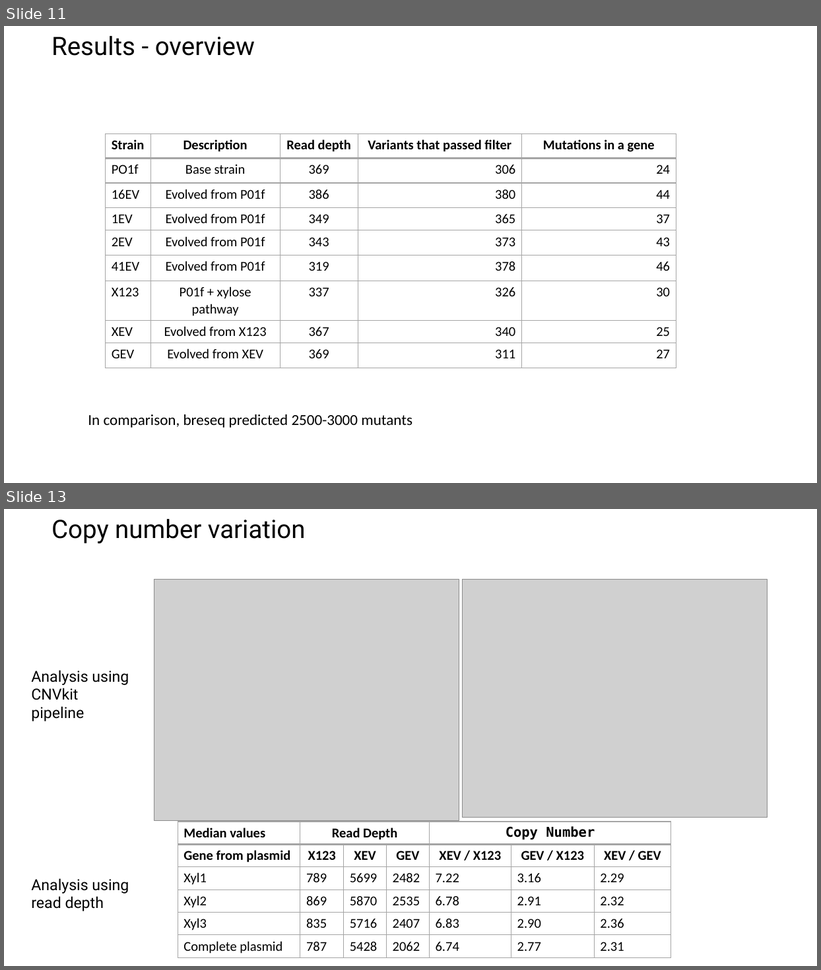
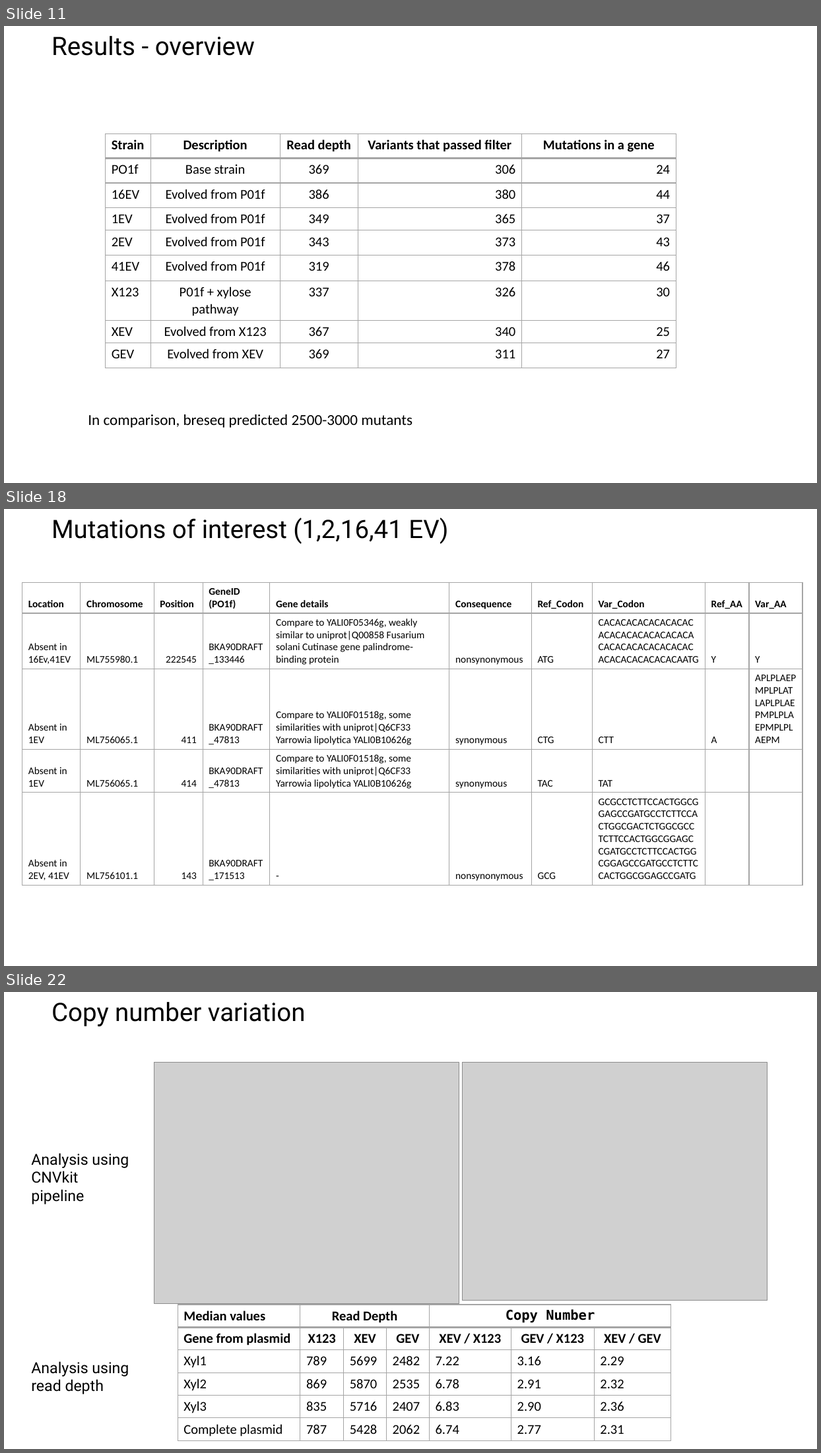
Before and after one commit to raogroupuiuc/yl_variantcalling, a slide deck: 20210511 Update - DNAseq YL.pptx. Shown one above the other, each under a label of ours: slides 11 and 13 before the commit, slides 11, 18 and 22 after it; the slides between them are not shown. The pictures are 821x970 and 821x1453 pixels, drawn with LibreOffice and Linux fonts; fonts in the diff are those of the drawing; grey boxes stand for pictures; background and template pictures are left out. Boxes give left, top, right and bottom in pixels: in the first picture for what was removed or moved away, otherwise in the second. Text is boxed around its words. In the diff, an @@ line names an element or a change of style, - is before the commit and + after.

Commit message:
added mutation location in CDS and updated ppt

```diff
--- a/20210511 Update - DNAseq YL.pptx
+++ b/20210511 Update - DNAseq YL.pptx
@@ slide 18 added at (x1=4, y1=509, x2=817, y2=966), background picture (left out) @@
@@ title added at (x1=52, y1=518, x2=448, y2=544), 30 pt, text #000000 @@
+Mutations of interest (1,2,16,41 EV)
@@ table added at (x1=22, y1=582, x2=803, y2=893), 5 rows, 10 columns @@
+Location | Chromosome | Position | GeneID (PO1f) | Gene details | Consequence | Ref_Codon | Var_Codon | Ref_AA | Var_AA
+Absent in / 16Ev,41EV | ML755980.1 | 222545 | BKA90DRAFT_133446 | Compare to YALI0F05346g, weakly similar to uniprot|Q00858 Fusarium solani Cutinase gene palindrome-binding protein | nonsynonymous | ATG | CACACACACACACACACACACACACACACACACACACACACACACACACACACACACACACACACAATG | Y | Y
+Absent in / 1EV | ML756065.1 | 411 | BKA90DRAFT_47813 | Compare to YALI0F01518g, some similarities with uniprot|Q6CF33 Yarrowia lipolytica YALI0B10626g | synonymous | CTG | CTT | A | APLPLAEPMPLPLATLAPLPLAEPMPLPLAEPMPLPLAEPM
+Absent in / 1EV | ML756065.1 | 414 | BKA90DRAFT_47813 | Compare to YALI0F01518g, some similarities with uniprot|Q6CF33 Yarrowia lipolytica YALI0B10626g | synonymous | TAC | TAT |  | 
+Absent in / 2EV, 41EV | ML756101.1 | 143 | BKA90DRAFT_171513 | - | nonsynonymous | GCG | GCGCCTCTTCCACTGGCGGAGCCGATGCCTCTTCCACTGGCGACTCTGGCGCCTCTTCCACTGGCGGAGCCGATGCCTCTTCCACTGGCGGAGCCGATGCCTCTTCCACTGGCGGAGCCGATG |  | 
@@ what was slide 13 is now slide 22 @@
```
Also in this commit, not shown: 9 other slides added, 1 slide removed, 1 other file.
